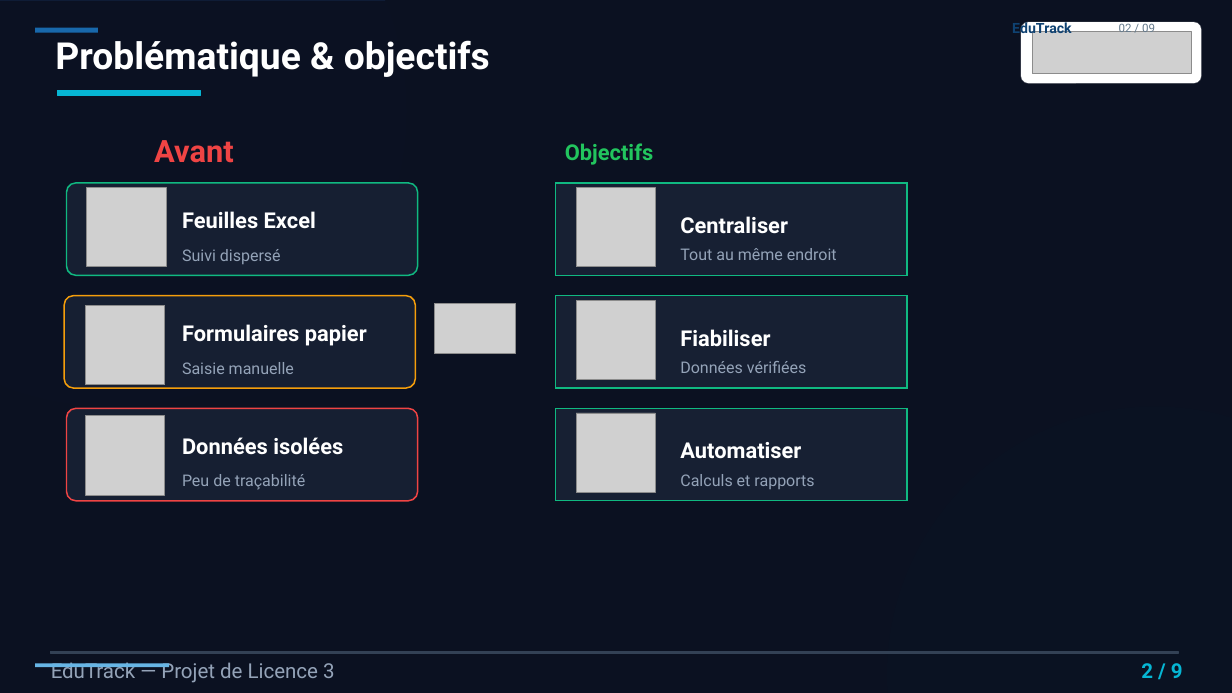
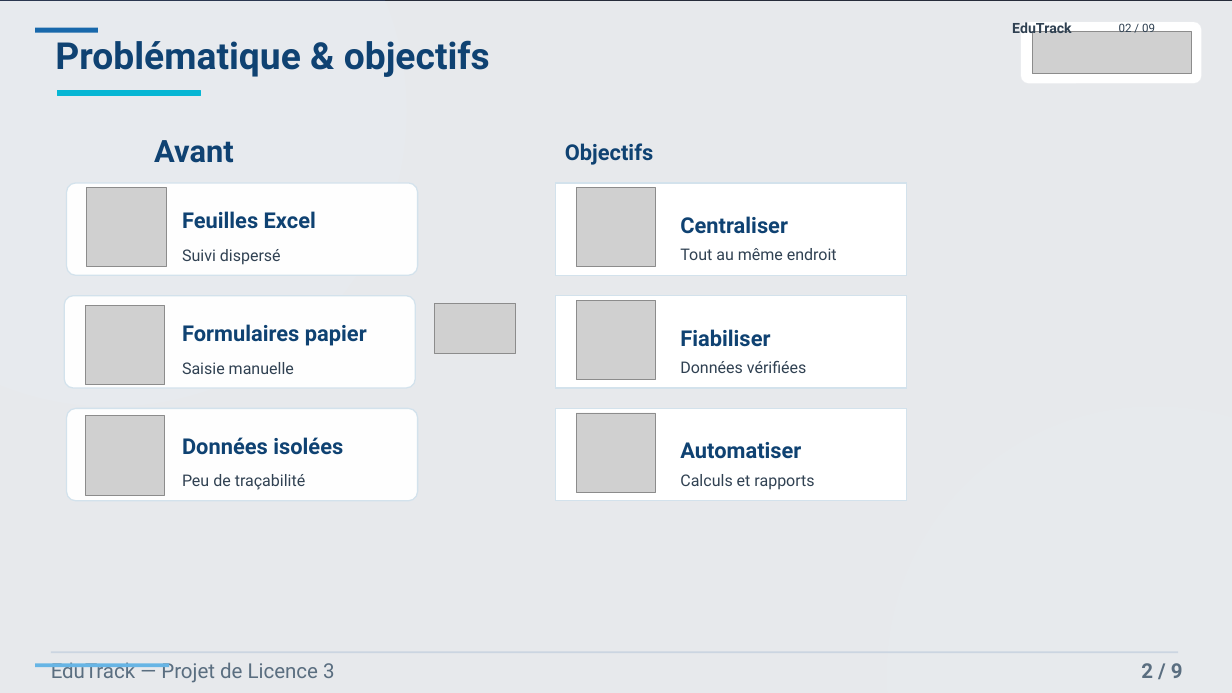
Before and after one commit to moussa7006/suivi-pedagogique-system, a slide deck: slide 2 of MEMOIRE/La finalisima present_V11.pptx. Drawn at 1232x693 pixels with LibreOffice and Linux fonts; fonts in the diff are those of the drawing; grey boxes stand for pictures. Boxes give left, top, right and bottom in pixels: in the first picture for what was removed or moved away, otherwise in the second. Text is boxed around its words. In the diff, an @@ line names an element or a change of style, - is before the commit and + after.

```diff
--- a/MEMOIRE/La finalisima present_V11.pptx
+++ b/MEMOIRE/La finalisima present_V11.pptx
@@ rectangle at [0, 1, 1232, 693]: fill #0B1121 at 93% opacity to #F8FAFC at 93% opacity @@
@@ text "EduTrack" at [1012, 22, 1072, 38]: text colour #0F4272 to #304152 @@
@@ text "02 / 09" at [1119, 22, 1155, 32]: text colour #657A8C to #304152 @@
@@ text "Avant" at [154, 140, 233, 163]: text colour #EF4444 to #0F4272 @@
@@ text "Objectifs" at [565, 143, 653, 165]: text colour #22C55E to #0F4272 @@
@@ rounded rectangle at [67, 183, 418, 275]: fill #172033 at 96% opacity to #FFFFFF at 96% opacity; outline #10B981 1.15 pt to #D3E2EC 1 pt @@
@@ rounded rectangle at [64, 296, 415, 388]: fill #172033 at 96% opacity to #FFFFFF at 96% opacity; outline #F59E0B 1.15 pt to #D3E2EC 1 pt @@
@@ rounded rectangle at [67, 409, 418, 501]: fill #172033 at 96% opacity to #FFFFFF at 96% opacity; outline #EF4444 1.15 pt to #D3E2EC 1 pt @@
@@ fill #172033 to #FFFFFF; outline #10B981 1.15 pt to #D3E2EC 1 pt in 3 elements at [555, 183, 907, 275], [555, 296, 907, 388], [555, 409, 907, 501] @@
@@ text colour #FFFFFF to #0F4272 in 7 elements at [55, 40, 490, 77], [182, 211, 316, 229], [182, 324, 367, 346], [182, 437, 343, 455], [680, 216, 788, 234], [680, 329, 770, 347], [680, 442, 801, 459] @@
@@ text colour #94A3B8 to #304152 in 6 elements at [182, 249, 281, 265], [182, 362, 294, 374], [182, 474, 306, 490], [680, 248, 837, 260], [680, 361, 807, 373], [680, 474, 814, 490] @@
@@ rectangle at [51, 652, 1178, 653]: fill #334155 to #CBD5E1; outline #334155 1 pt to none @@
@@ text "EduTrack — Projet de Licence ..." at [51, 662, 335, 683]: text colour #94A3B8 to #5A6E80 @@
@@ text "2 / 9" at [1141, 663, 1183, 678]: text colour #06B6D4 to #5A6E80 @@
```
Also in this commit, not shown: 7 other slides changed, 5 other files.
